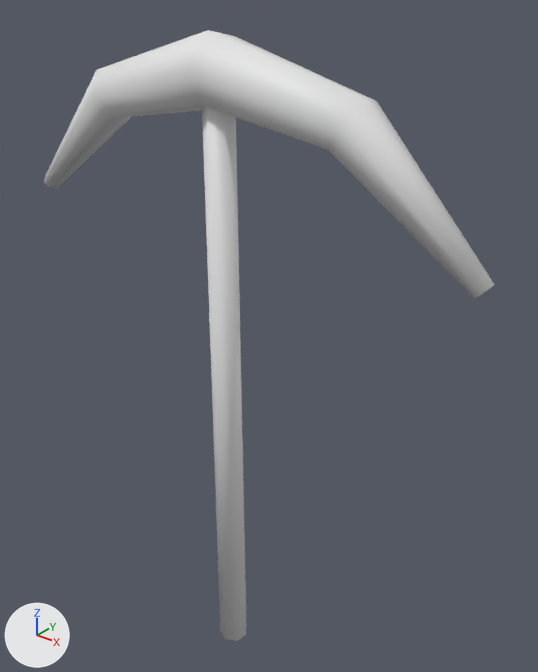
The glTF model assets/models/items/gold_pickaxe.glb: old version first, new version second.
Before and after are seen from a 50 mm lens placed at (0.595, -0.653, 0.857), pointed at (0.025, 0.059, 0.415). Lighting does not change. The marker at lower left points along +X, +Y and +Z. The first picture is the older version.

In view in the first picture: 'gold_pickaxe_v0'.
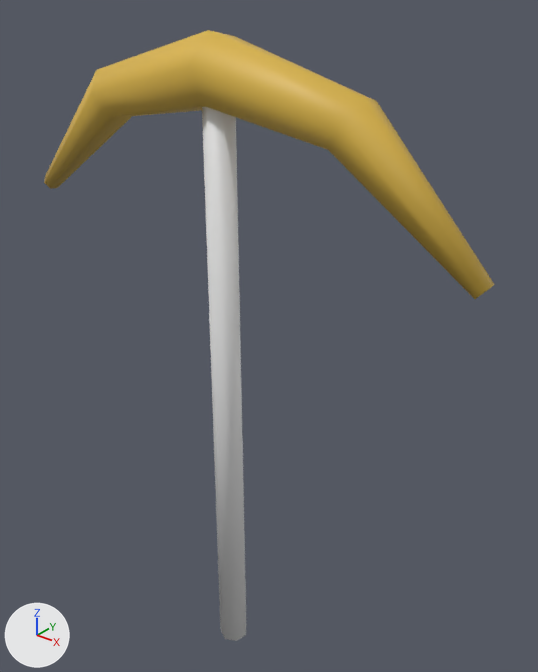
Boxes [x1, y1, x2, y2] around the edits, measured in the pictures (538 x 672 px):
part 1 of me_gold_pickaxe_v0, recoloured (white to yellow)
    both: [44, 30, 495, 299]

What changed in the scene script:
```text
Change me_gold_pickaxe_v0:
    where me_gold_pickaxe_v0.from_pydata(...)  # 44 vertices, 80 faces; spans x -0.347..0.348, y -0.044..0.044, z -0.1..0.803
    used by ob_gold_pickaxe_v0; location = (0.0, 0.0, 0.0)
    me_gold_pickaxe_v0 part 1: 56 faces centred in x -0.345..0.344, y -0.036..0.036, z 0.574..0.782 are repainted in the vertex colours; the middle colour goes from white #ffffff to yellow #f2c850
```
